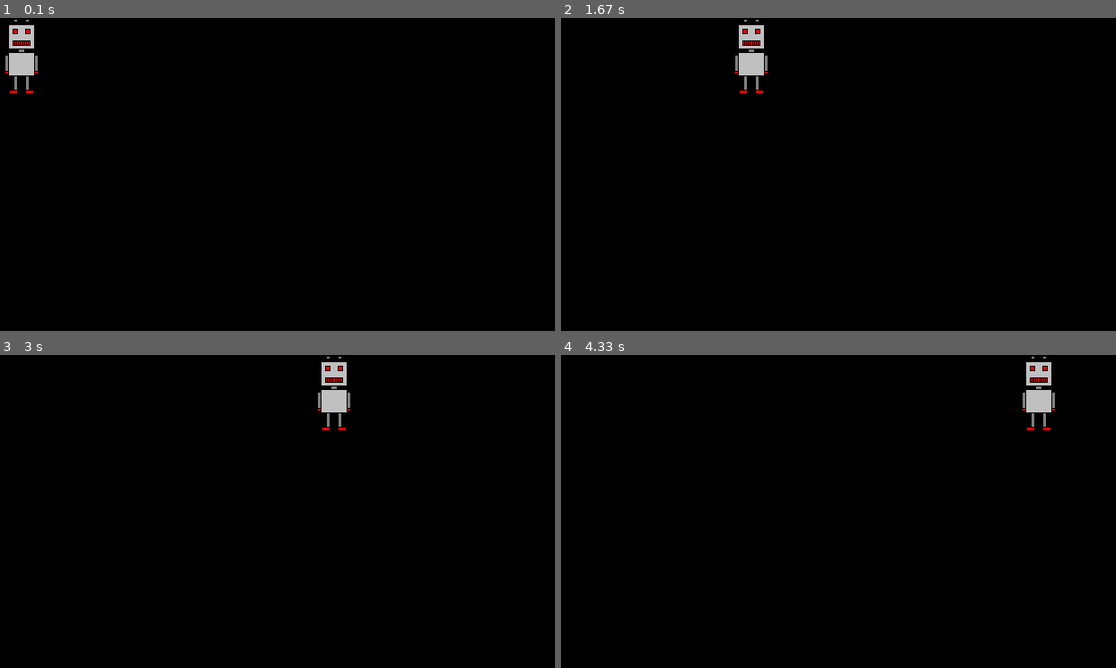
Above: before the commit, frames 1-4 (two rows, left to right).
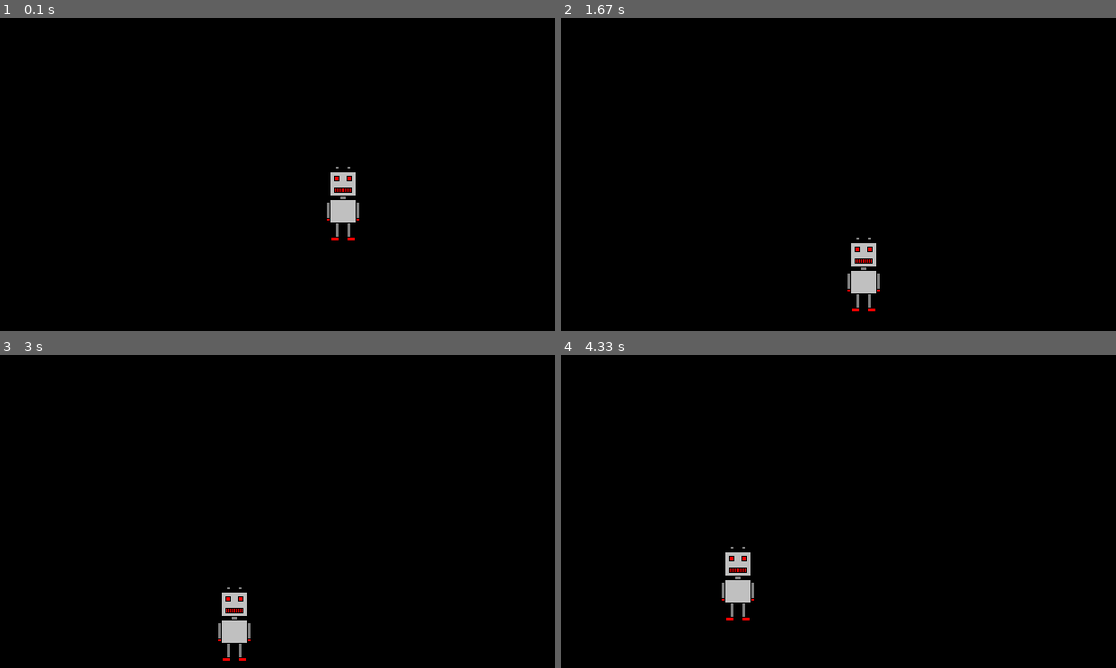
Above: after the commit, the same moments.

Repository: Yokanisha/LearnPygame
Game: pygame game, started from main.py
Two runs of this game, one before a commit and one after it. Both use one fixed random seed, a clock stepped at 60 frames per second and the inputs below.
Inputs:
- Up to frame 1 (0.1 s): no input
- Up to frame 2 (1.67 s): no input
- Up to frame 3 (3 s): no input
- Up to frame 4 (4.33 s): no input

The runs differ from the first frame. In frame 1, 1.5% of the frame differs, in the area x 0-65%, y 0-72%; in frame 2, 1.5%; in frame 3, 1.5%; in frame 4, 1.5%.

Commit message:
commit 4 - animation cycle

Diff:
--- a/main.py
+++ b/main.py
@@ -1,3 +1,5 @@
+import math
+
 import pygame
 import random
 
@@ -11,7 +13,7 @@
 
 
 x, y = 0, 0
-velocity = 1
+angle = 0
 clock = pygame.time.Clock()
 window.fill((0, 0, 0))
 
@@ -20,13 +22,11 @@
         if event.type == pygame.QUIT:
             exit()
 
+    x = math.cos(angle)*100 + 640/2 - robot.get_width()
+    y = math.sin(angle)*100 + 320/2
+
     window.blit(robot, (x, y))
     pygame.display.flip()  # updates the contents of the window
 
-    x += velocity
-    if velocity > 0 and x+robot.get_width() >= 640:
-        velocity = -velocity
-    if velocity < 0 and x <= 0:
-        velocity = -velocity
-
-    clock.tick(240) # the loop should be executed 60 times a second
+    angle += 0.01
+    clock.tick(60) # the loop should be executed 60 times a second
